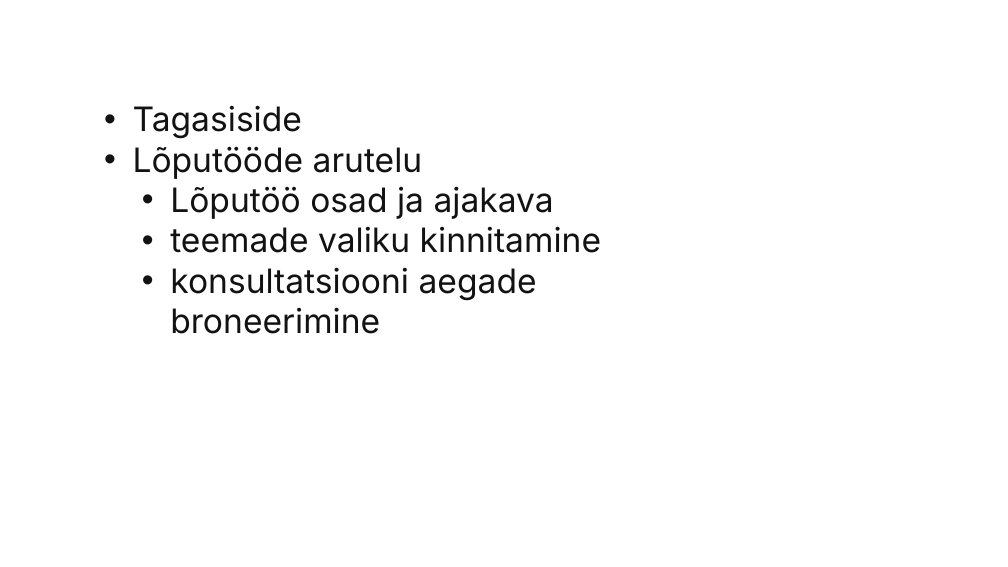
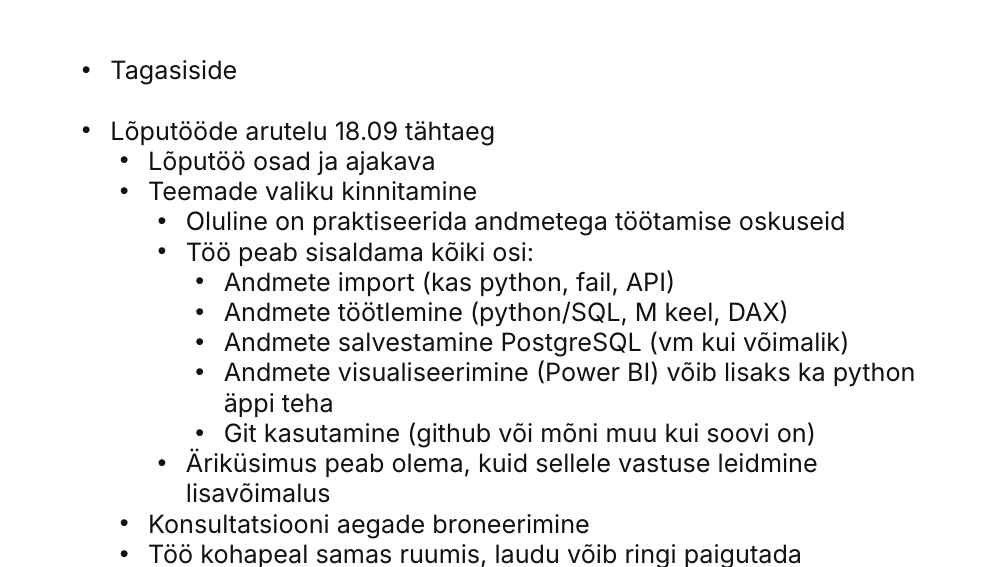
Before and after one commit to emilieabel/andmetarkus, a slide deck: slide 15 of Materjalid/Day15 Github/github-desktop-esitlus.pptx. Drawn at 1008x567 pixels with LibreOffice and Linux fonts; fonts in the diff are those of the drawing. Boxes give left, top, right and bottom in pixels: in the first picture for what was removed or moved away, otherwise in the second. Text is boxed around its words. In the diff, an @@ line names an element or a change of style, - is before the commit and + after.

```diff
--- a/Materjalid/Day15 Github/github-desktop-esitlus.pptx
+++ b/Materjalid/Day15 Github/github-desktop-esitlus.pptx
@@ text "Tagasiside": place and size @@
-text "Tagasiside" at box(133, 105, 601, 301)
+text "Tagasiside" at box(110, 60, 916, 567)
@@ text at box(110, 60, 436, 175): size 32 to 24 pt in "Tagasiside", "Lõputöö osad ja ajakava" @@
@@ text at box(110, 121, 495, 145): text changed; size 32 to 24 pt @@
-• Lõputööde arutelu
+• Lõputööde arutelu 18.09 tähtaeg
@@ text at box(148, 181, 916, 567): text changed; size 32 to 24 pt @@
-  • teemade valiku kinnitamine
-  • konsultatsiooni aegade broneerimine
+  • Teemade valiku kinnitamine
+    • Oluline on praktiseerida andmetega töötamise oskuseid
+    • Töö peab sisaldama kõiki osi:
+      • Andmete import (kas python, fail, API)
+      • Andmete töötlemine (python/SQL, M keel, DAX)
+      • Andmete salvestamine PostgreSQL (vm kui võimalik)
+      • Andmete visualiseerimine (Power BI) võib lisaks ka python äppi teha
+      • Git kasutamine (github või mõni muu kui soovi on)
+    • Äriküsimus peab olema, kuid sellele vastuse leidmine lisavõimalus
+  • Konsultatsiooni aegade broneerimine
+  • Töö kohapeal samas ruumis, laudu võib ringi paigutada
```
Also in this commit, not shown: 4 other slides changed, 2 other files.
